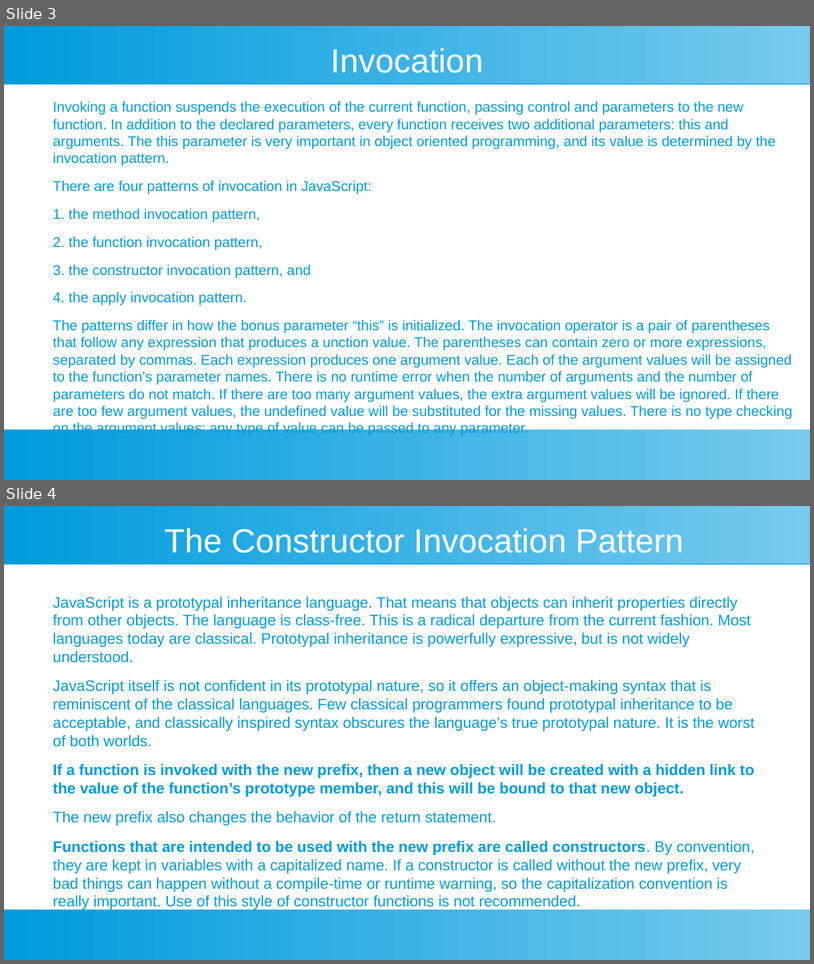
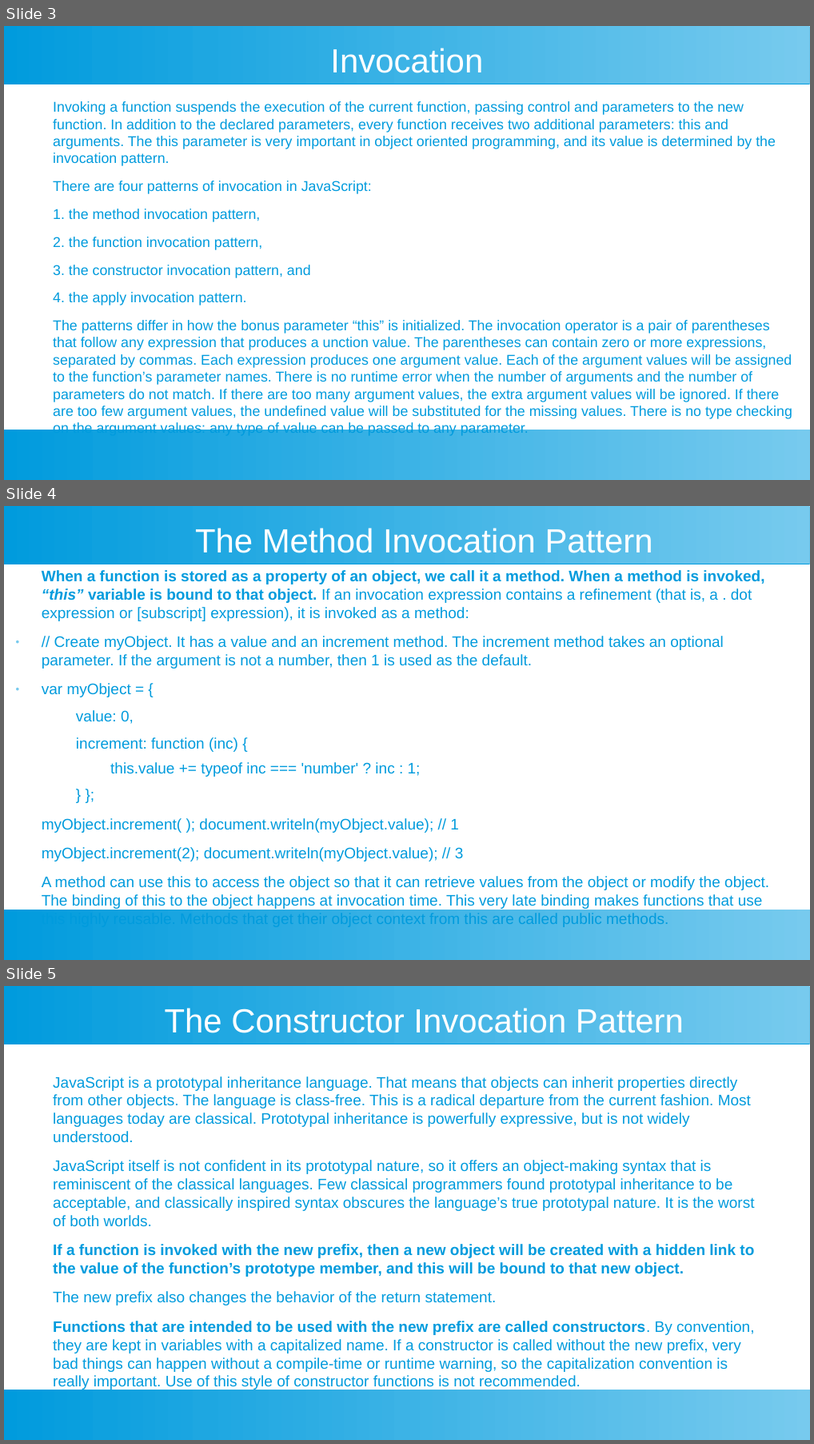
Before and after one commit to ashishjain1547/public_lessons_in_javascript, a slide deck: 4_Functions/functions.odp. Shown one above the other, each under a label of ours: slides 3 and 4 before the commit, slides 3, 4 and 5 after it. The pictures are 814x964 and 814x1444 pixels, drawn with LibreOffice and Linux fonts; fonts in the diff are those of the drawing. Boxes give left, top, right and bottom in pixels: in the first picture for what was removed or moved away, otherwise in the second. Text is boxed around its words. In the diff, an @@ line names an element or a change of style, - is before the commit and + after.

```diff
--- a/4_Functions/functions.odp
+++ b/4_Functions/functions.odp
@@ slide 4 added at box(4, 506, 810, 960), background #FFFFFF; not listed: 2 template elements that a slide beside it also shows @@
@@ title added at box(195, 528, 654, 553), 33 pt, text #FFFFFF @@
+The Method Invocation Pattern
@@ text added at box(42, 570, 770, 927), 15 pt, text #009BDD @@
+When a function is stored as a property of an object, we call it a method. When a method is invoked, “this” variable is bound to that object. If an invocation expression contains a refinement (that is, a . dot expression or [subscript] expression), it is invoked as a method:
+● // Create myObject. It has a value and an increment method. The increment method takes an optional parameter. If the argument is not a number, then 1 is used as the default.
+● var myObject = {
+  value: 0,
+  increment: function (inc) {
+    this.value += typeof inc === 'number' ? inc : 1;
+  } };
+myObject.increment( ); document.writeln(myObject.value); // 1
+myObject.increment(2); document.writeln(myObject.value); // 3
+A method can use this to access the object so that it can retrieve values from the object or modify the object. The binding of this to the object happens at invocation time. This very late binding makes functions that use this highly reusable. Methods that get their object context from this are called public methods.
@@ what was slide 4 is now slide 5 @@
```
Also in this commit, not shown: 1 other file.
